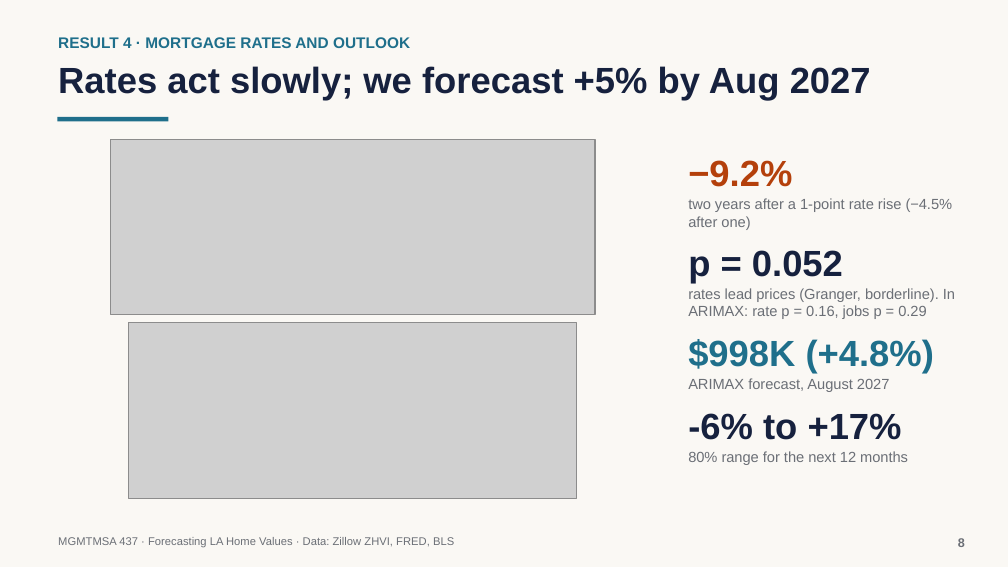
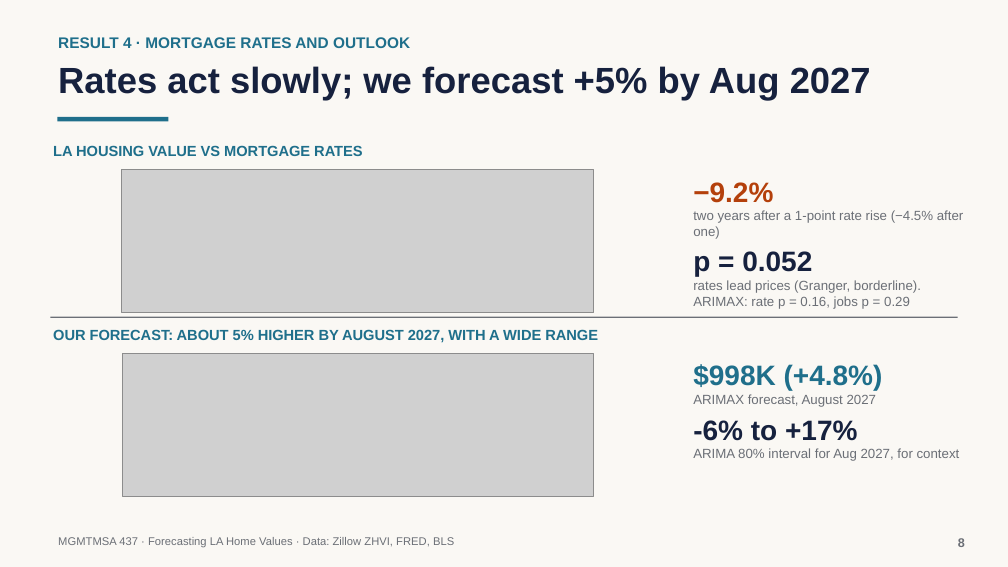
Before and after one commit to neiltd/la-housing-forecast, a slide deck: slide 8 of slides/LA_home_values_slides.pptx. Drawn at 1008x567 pixels with LibreOffice and Linux fonts; fonts in the diff are those of the drawing; grey boxes stand for pictures. Boxes give left, top, right and bottom in pixels: in the first picture for what was removed or moved away, otherwise in the second. Text is boxed around its words. In the diff, an @@ line names an element or a change of style, - is before the commit and + after.

```diff
--- a/slides/LA_home_values_slides.pptx
+++ b/slides/LA_home_values_slides.pptx
@@ text added at (53, 145, 362, 156), 10.5 pt, text #1F6F8B, bold @@
+LA HOUSING VALUE VS MORTGAGE RATES
@@ picture: place and size @@
-picture at (111, 139, 596, 314)
+picture at (122, 169, 594, 312)
@@ text "−9.2%": place and size @@
-text "−9.2%" at (688, 160, 792, 187)
+text "−9.2%" at (693, 182, 773, 203)
@@ text "two years after a 1-point ...": place and size @@
-text "two years after a 1-point ..." at (688, 198, 953, 230)
+text "two years after a 1-point ..." at (693, 210, 964, 239)
@@ text "two years after a 1-point ..." at (693, 210, 964, 239): size 10.5 to 9.5 pt @@
@@ text at (693, 280, 921, 309): text changed; size 10.5 to 9.5 pt @@
-rates lead prices (Granger, borderline). In ARIMAX: rate p = 0.16, jobs p = 0.29
+rates lead prices (Granger, borderline). ARIMAX: rate p = 0.16, jobs p = 0.29
@@ rectangle added at (50, 317, 958, 318), fill #6B6F76 @@
@@ text added at (53, 329, 598, 343), 10.5 pt, text #1F6F8B, bold @@
+OUR FORECAST: ABOUT 5% HIGHER BY AUGUST 2027, WITH A WIDE RANGE
@@ picture: place and size @@
-picture at (129, 323, 577, 498)
+picture at (122, 353, 593, 496)
@@ size 26 to 20 pt in 4 elements at (693, 251, 812, 276), (693, 182, 773, 203), (693, 420, 857, 441), (693, 364, 883, 391) @@
@@ text "$998K (+4.8%)": place and size @@
-text "$998K (+4.8%)" at (688, 339, 934, 373)
+text "$998K (+4.8%)" at (693, 364, 883, 391)
@@ text "ARIMAX forecast, August 2027": place and size @@
-text "ARIMAX forecast, August 2027" at (688, 378, 890, 392)
+text "ARIMAX forecast, August 2027" at (693, 394, 877, 407)
@@ text "ARIMAX forecast, August 2027" at (693, 394, 877, 407): size 10.5 to 9.5 pt @@
@@ text "-6% to +17%": place and size @@
-text "-6% to +17%" at (688, 413, 902, 440)
+text "-6% to +17%" at (693, 420, 857, 441)
@@ text at (693, 448, 960, 461): text changed; size 10.5 to 9.5 pt @@
-80% range for the next 12 months
+ARIMA 80% interval for Aug 2027, for context
```
Also in this commit, not shown: 9 other slides changed, 3 other files.
